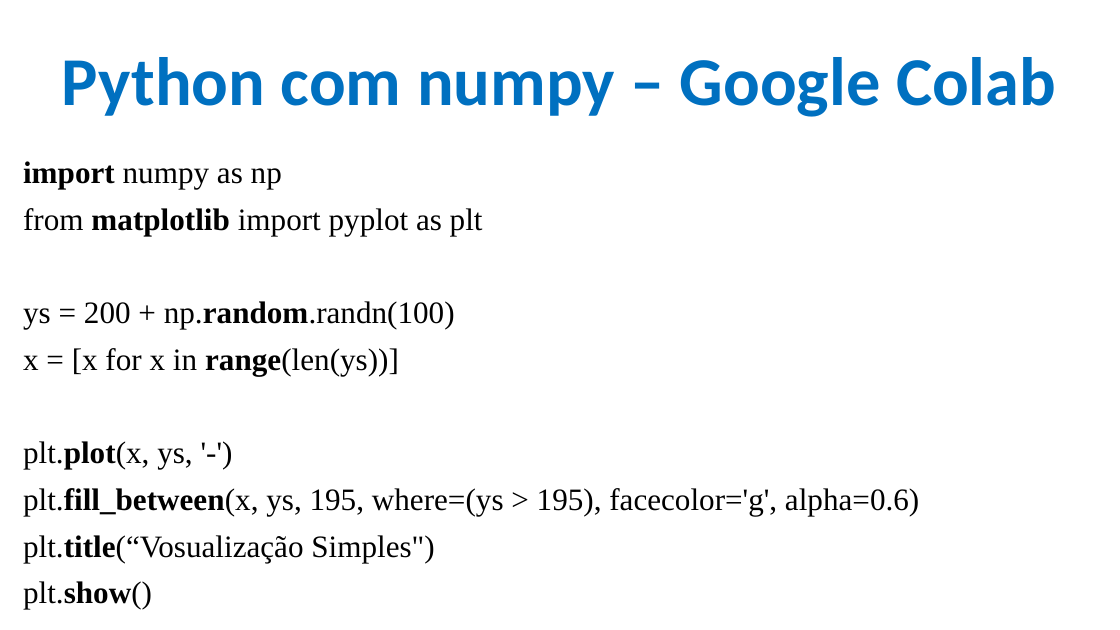
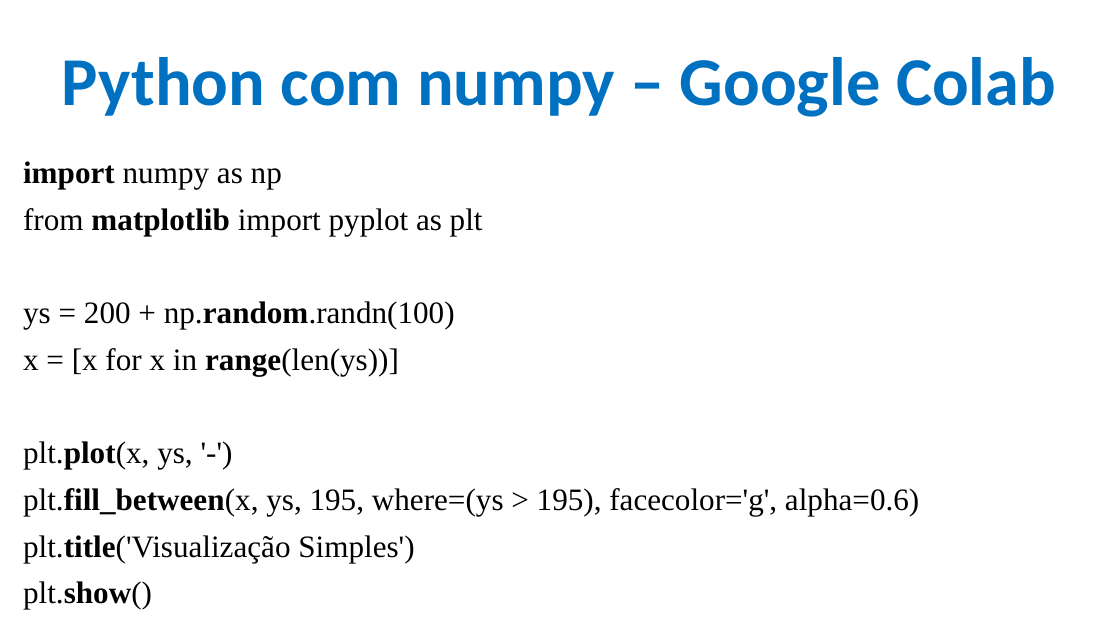
Before and after one commit to CloudEducationBrazil/WydenArea1AplicacaoCloudIndustria40Python, a slide deck: slide 4 of 01 Classes/Aula 11 - Aplicação Cloud Indústria 40 Python Integração Cloud Big Data Parte 2.pptx. Drawn at 1120x630 pixels with LibreOffice and Linux fonts; fonts in the diff are those of the drawing; background and template pictures are left out. Boxes give left, top, right and bottom in pixels: in the first picture for what was removed or moved away, otherwise in the second. Text is boxed around its words. In the diff, an @@ line names an element or a change of style, - is before the commit and + after.

Commit message:
Aula 11 Cloud IoT Python ajuste 30maio2023

```diff
--- a/01 Classes/Aula 11 - Aplicação Cloud Indústria 40 Python Integração Cloud Big Data Parte 2.pptx
+++ b/01 Classes/Aula 11 - Aplicação Cloud Indústria 40 Python Integração Cloud Big Data Parte 2.pptx
@@ text at [23,535,414,563]: text changed @@
-plt.title(“Vosualização Simples")
+plt.title('Visualização Simples')
```
Also in this commit, not shown: 9 other slides changed, 1 slide added.
